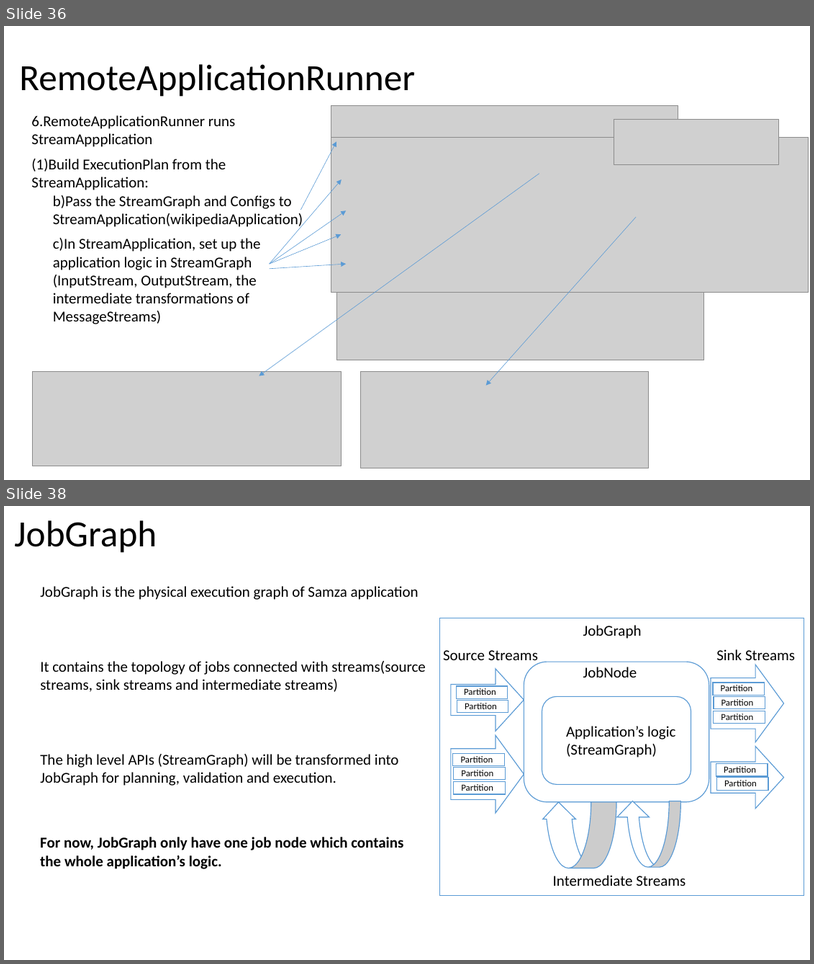
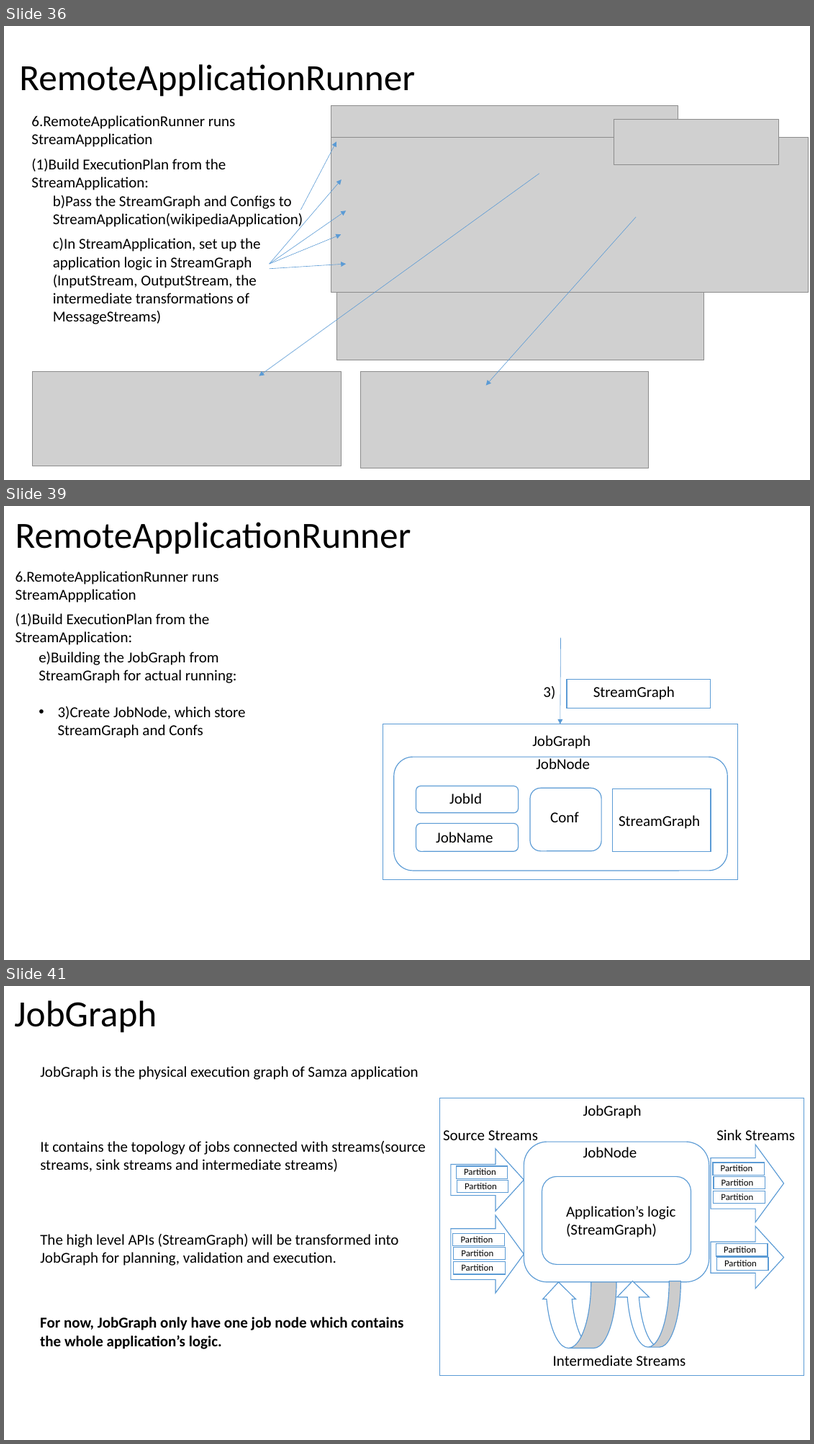
Before and after one commit to Swrrt/Samza-Documents, a slide deck: Documentation/SamzaStructure.pptx. Shown one above the other, each under a label of ours: slides 36 and 38 before the commit, slides 36, 39 and 41 after it; the slides between them are not shown. The pictures are 814x964 and 814x1444 pixels, drawn with LibreOffice and Linux fonts; fonts in the diff are those of the drawing; grey boxes stand for pictures. Boxes give left, top, right and bottom in pixels: in the first picture for what was removed or moved away, otherwise in the second. Text is boxed around its words. In the diff, an @@ line names an element or a change of style, - is before the commit and + after.

Commit message:
JobGraph complete

```diff
--- a/Documentation/SamzaStructure.pptx
+++ b/Documentation/SamzaStructure.pptx
@@ slide 39 added at <box>4,506,810,960</box>, background #FFFFFF @@
@@ title added at <box>16,522,412,554</box>, 44 pt, text #000000 @@
+RemoteApplicationRunner
@@ text added at <box>16,571,219,602</box>, 18 pt, text #000000 @@
+6.RemoteApplicationRunner runs StreamAppplication
@@ text added at <box>16,613,209,645</box>, 18 pt, text #000000 @@
+(1)Build ExecutionPlan from the StreamApplication:
@@ text added at <box>39,651,245,738</box>, 18 pt, text #000000 @@
+e)Building the JobGraph from StreamGraph for actual running:
+• 3)Create JobNode, which store StreamGraph and Confs
@@ arrow added from (561, 638) to (561, 724), #5B9BD5 0.5 pt @@
@@ text added at <box>543,686,556,699</box>, 18 pt, text #000000 @@
+3)
@@ rectangle added at <box>567,679,710,708</box>, fill #FFFFFF, outline #5B9BD5 1 pt @@
@@ text added at <box>594,686,675,700</box>, 18 pt, text #000000 @@
+StreamGraph
@@ rectangle added at <box>383,724,738,880</box>, fill #FFFFFF, outline #5B9BD5 1 pt @@
@@ text added at <box>532,735,591,749</box>, 18 pt, text #000000 @@
+JobGraph
@@ rounded rectangle added at <box>394,757,728,871</box>, fill #FFFFFF, outline #5B9BD5 1 pt @@
@@ text added at <box>536,756,590,769</box>, 18 pt, text #000000 @@
+JobNode
@@ rounded rectangle added at <box>417,786,519,813</box>, fill #FFFFFF, outline #5B9BD5 1 pt @@
@@ text added at <box>450,793,482,803</box>, 18 pt, text #000000 @@
+JobId
@@ rounded rectangle added at <box>530,788,602,851</box>, fill #FFFFFF, outline #5B9BD5 1 pt @@
@@ rectangle added at <box>613,788,711,852</box>, fill #FFFFFF, outline #5B9BD5 1 pt @@
@@ rounded rectangle added at <box>417,823,519,851</box>, fill #FFFFFF, outline #5B9BD5 1 pt @@
@@ text added at <box>550,811,579,822</box>, 18 pt, text #000000 @@
+Conf
@@ text added at <box>619,815,700,829</box>, 18 pt, text #000000 @@
+StreamGraph
@@ text added at <box>436,831,494,842</box>, 18 pt, text #000000 @@
+JobName
@@ what was slide 38 is now slide 41 @@
```
Also in this commit, not shown: 3 slides changed, 2 other slides added.
